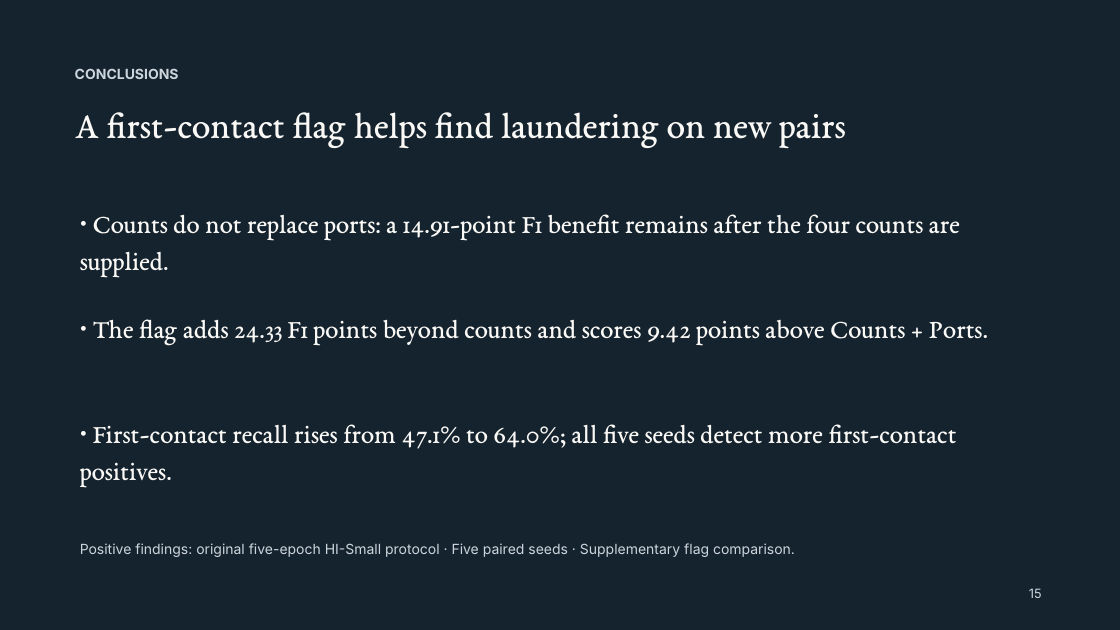
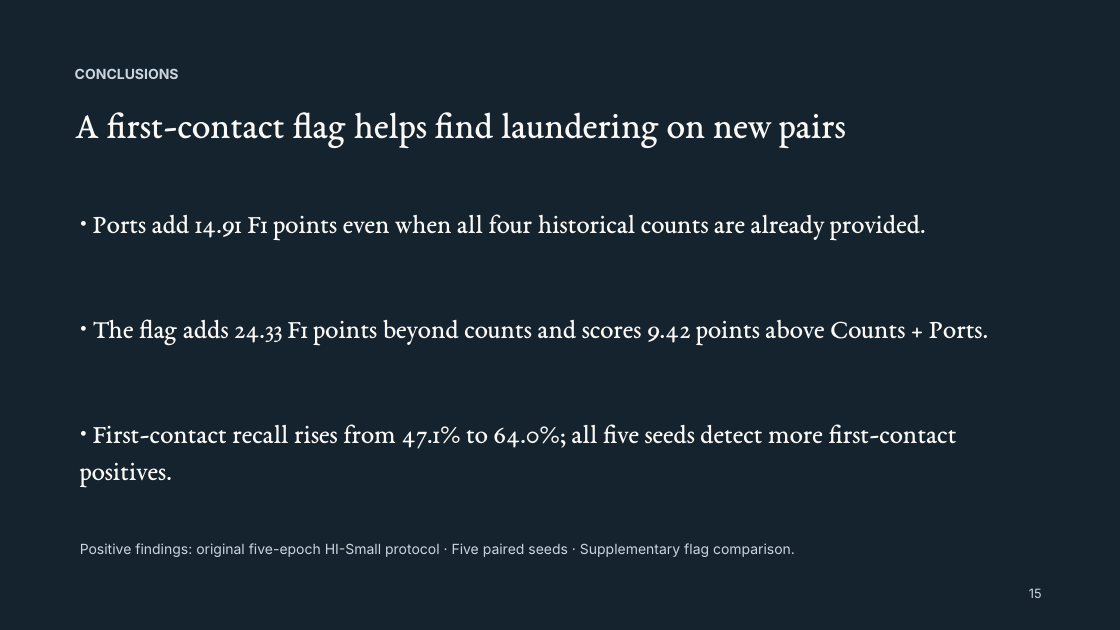
Before and after one commit to Yuchen-Fu/COMP9501, a slide deck: slide 15 of presentation/final-research/Beyond_Counterparty_Counts_FINAL.pptx. Drawn at 1120x630 pixels with LibreOffice and Linux fonts; fonts in the diff are those of the drawing. Boxes give left, top, right and bottom in pixels: in the first picture for what was removed or moved away, otherwise in the second. Text is boxed around its words. In the diff, an @@ line names an element or a change of style, - is before the commit and + after.

```diff
--- a/presentation/final-research/Beyond_Counterparty_Counts_FINAL.pptx
+++ b/presentation/final-research/Beyond_Counterparty_Counts_FINAL.pptx
@@ text at <box>93,214,926,239</box>: text changed @@
-• Counts do not replace ports: a 14.91-point F1 benefit remains after the four counts are supplied.
+• Ports add 14.91 F1 points even when all four historical counts are already provided.
```
Also in this commit, not shown: 2 other slides changed, 23 other files.
